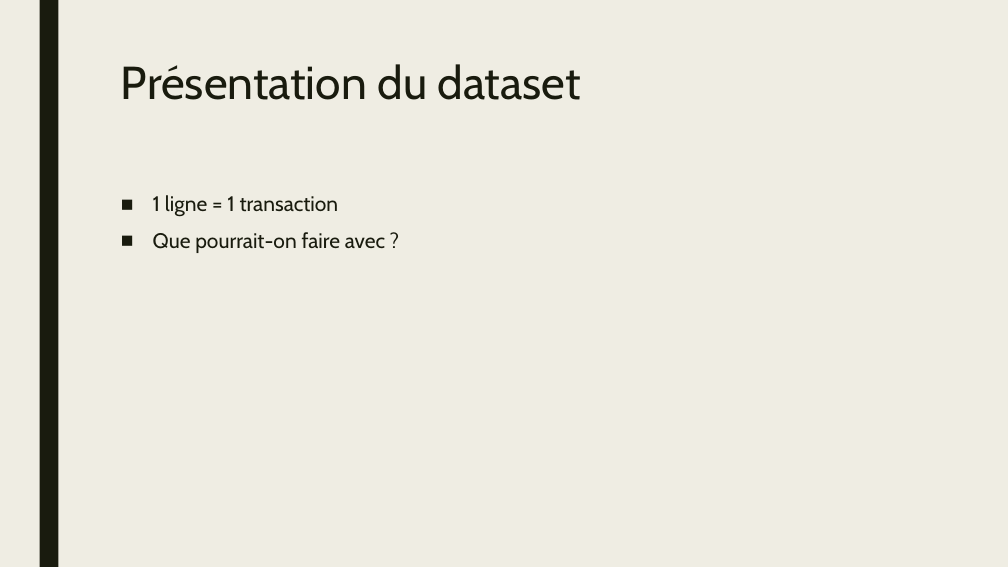
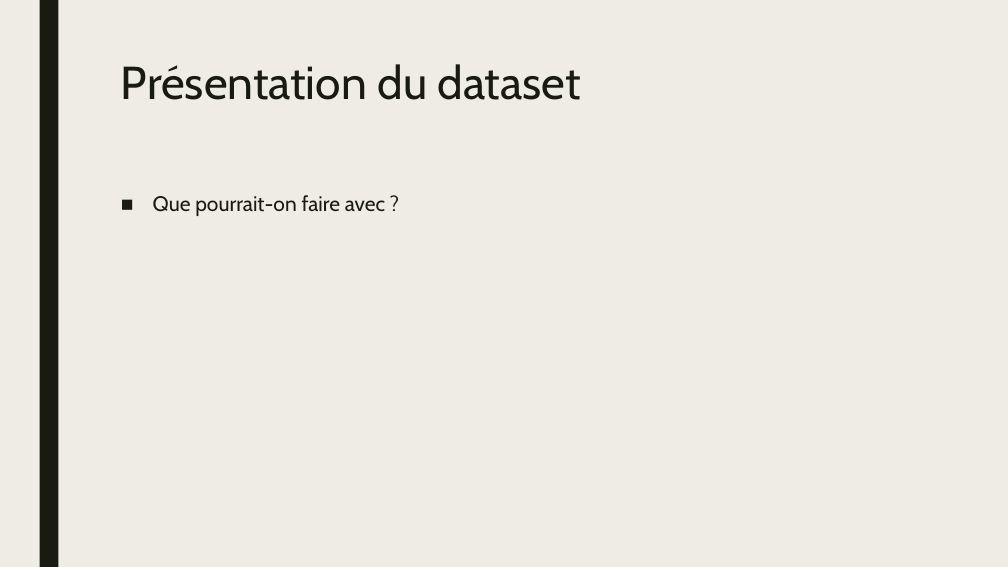
Before and after one commit to HamaniKhalil/black-friday-predict, a slide deck: slide 10 of presentation/fdd-hk-presentation-bf.pptx (slide 4 before the commit). Drawn at 1008x567 pixels with LibreOffice and Linux fonts; fonts in the diff are those of the drawing. Boxes give left, top, right and bottom in pixels: in the first picture for what was removed or moved away, otherwise in the second. Text is boxed around its words. In the diff, an @@ line names an element or a change of style, - is before the commit and + after.

```diff
--- a/presentation/fdd-hk-presentation-bf.pptx
+++ b/presentation/fdd-hk-presentation-bf.pptx
@@ text at bbox=[153, 195, 339, 217]: paragraph removed @@
-■ 1 ligne = 1 transaction
```
Also in this commit, not shown: 7 other slides changed, 21 slides added, 2 slides removed, 13 other files.
